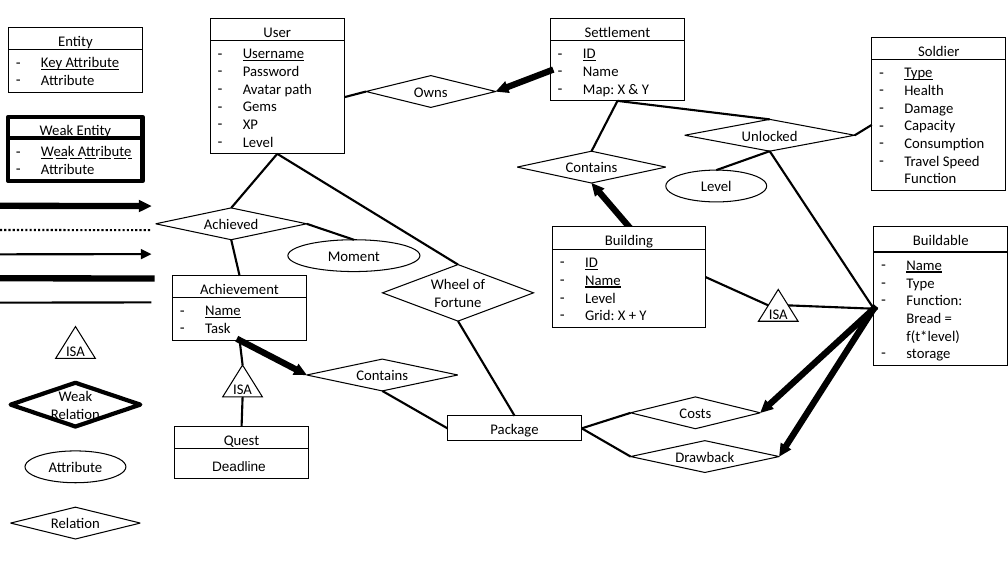
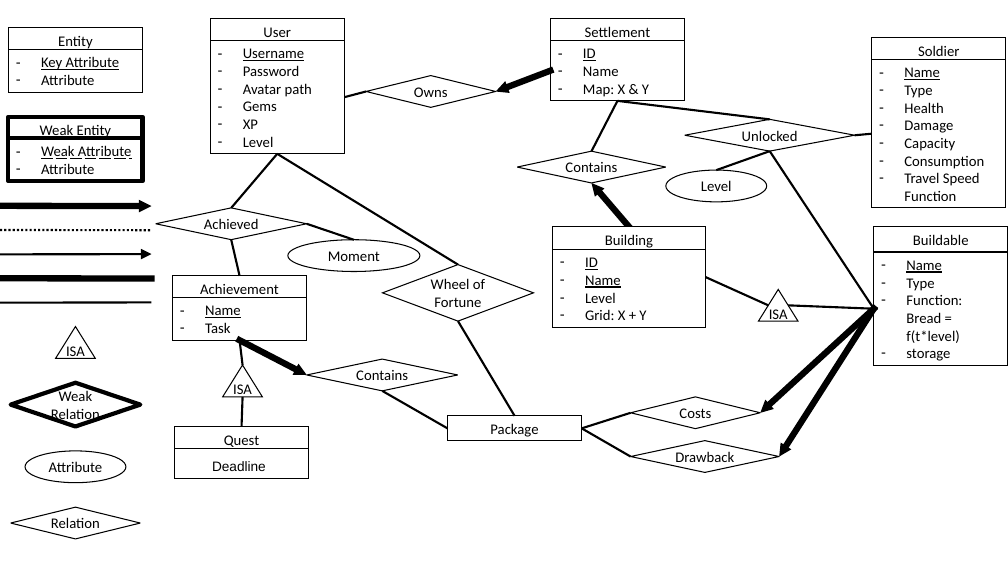
Before and after one commit to JeCheeseSmith/Clash-of-ppdb-s, a slide deck: slide 1 of documentation/ER-Diagram.pptx. Drawn at 1008x567 pixels with LibreOffice and Linux fonts; fonts in the diff are those of the drawing; background and template pictures are left out. Boxes give left, top, right and bottom in pixels: in the first picture for what was removed or moved away, otherwise in the second. Text is boxed around its words. In the diff, an @@ line names an element or a change of style, - is before the commit and + after.

```diff
--- a/documentation/ER-Diagram.pptx
+++ b/documentation/ER-Diagram.pptx
@@ rectangle "Name": place and size @@
-rectangle "Name" at (872, 60, 1006, 191)
+rectangle "Name" at (872, 60, 1006, 209)
@@ text in rectangle at (904, 67, 940, 80): paragraph added @@
+– Name
@@ text in rectangle at (904, 85, 932, 98): underline off in "Type" @@
@@ line moved from (872, 125) - (855, 135) to (872, 134) - (855, 135) @@
```
Also in this commit, not shown: 1 other slide changed, 2 other files.
